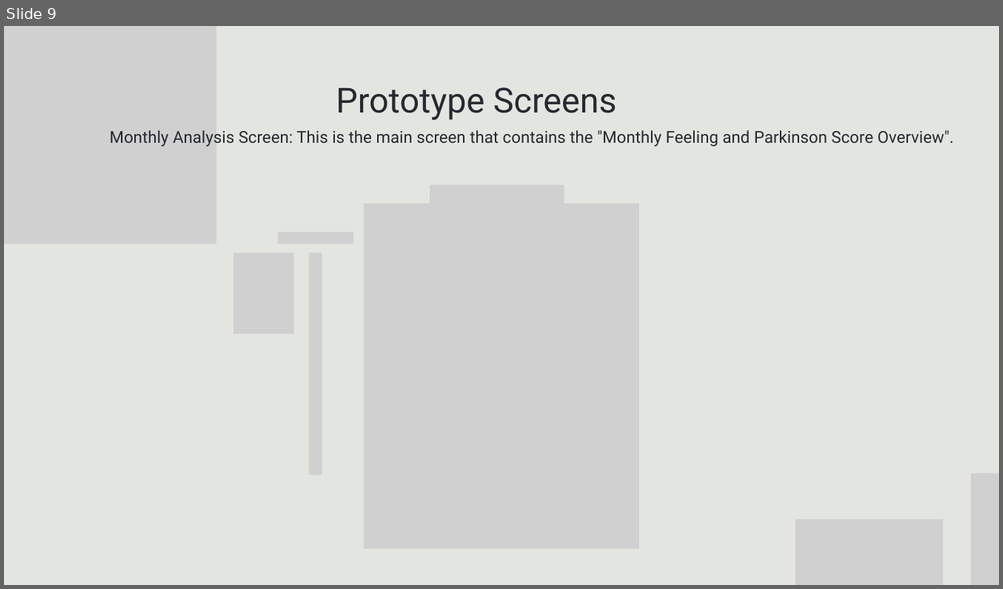
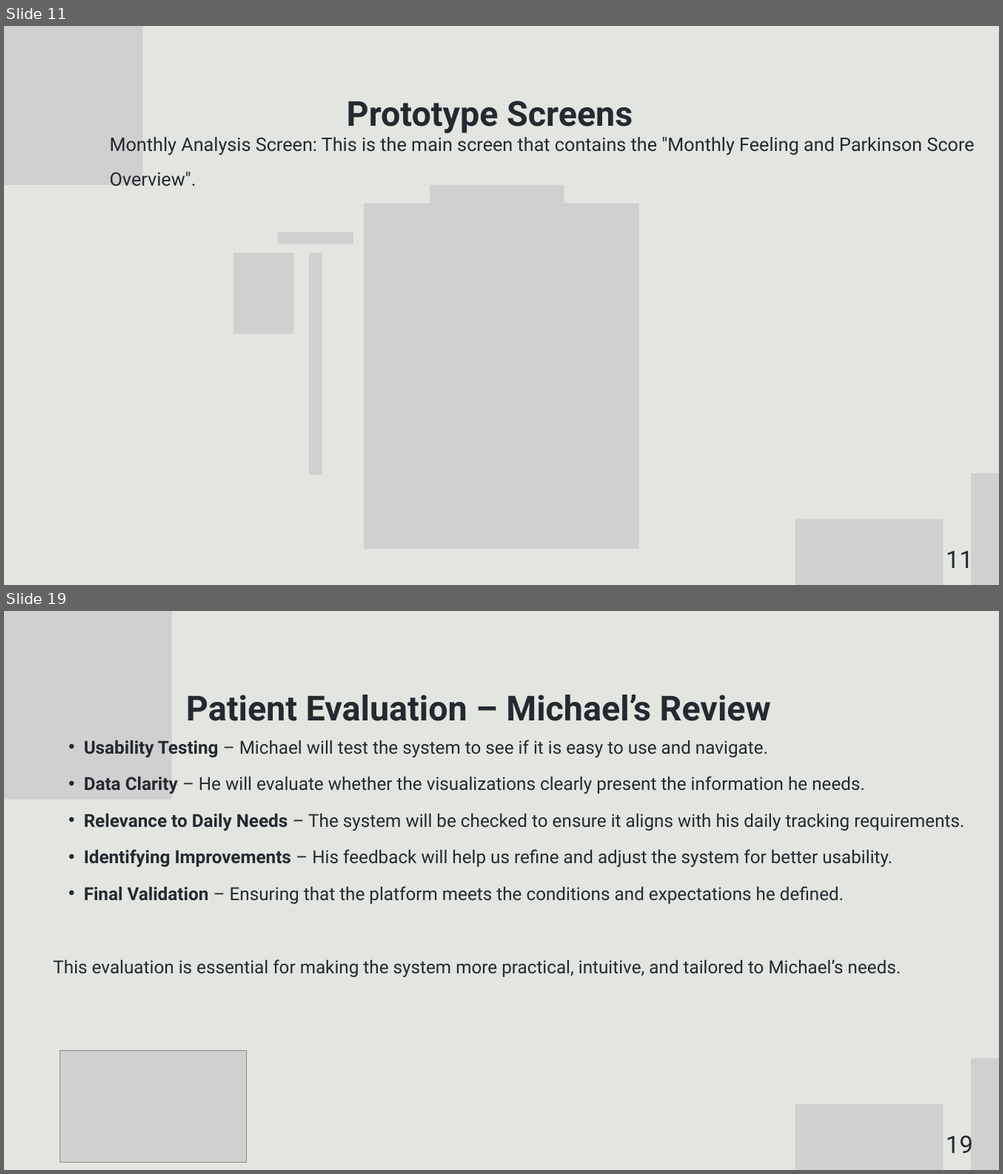
Before and after one commit to OmerFatal/FinalProject_Parkinson-s_Visualization, a slide deck: Capstone Project Phase 1 -Presentation.pptx. Shown one above the other, each under a label of ours: slide 9 before the commit, slides 11 and 19 after it; the slides between them are not shown. The pictures are 1003x589 and 1003x1174 pixels, drawn with LibreOffice and Linux fonts; fonts in the diff are those of the drawing; grey boxes stand for pictures. Boxes give left, top, right and bottom in pixels: in the first picture for what was removed or moved away, otherwise in the second. Text is boxed around its words. In the diff, an @@ line names an element or a change of style, - is before the commit and + after.

Commit message:
Updated Final Project Parkinson Omer Tanya

```diff
--- a/Capstone Project Phase 1 -Presentation.pptx
+++ b/Capstone Project Phase 1 -Presentation.pptx
@@ slide 19 added at (4, 611, 999, 1170), background #E3E6E0 @@
@@ picture added at (4, 611, 172, 800) @@
@@ text added at (186, 695, 771, 721), 50 pt, text #252930, bold @@
+Patient Evaluation – Michael’s Review
@@ text added at (53, 740, 964, 977), 26 pt, text #252930 @@
+  • Usability Testing – Michael will test the system to see if it is easy to use and navigate.
+  • Data Clarity – He will evaluate whether the visualizations clearly present the information he needs.
+  • Relevance to Daily Needs – The system will be checked to ensure it aligns with his daily tracking requirements.
+  • Identifying Improvements – His feedback will help us refine and adjust the system for better usability.
+  • Final Validation – Ensuring that the platform meets the conditions and expectations he defined.
+This evaluation is essential for making the system more practical, intuitive, and tailored to Michael’s needs.
@@ picture added at (60, 1051, 246, 1162) @@
@@ picture added at (970, 1059, 999, 1170) @@
@@ picture added at (794, 1105, 942, 1170) @@
@@ text added at (945, 1136, 973, 1153), 35 pt, text #252930 @@
+19
@@ what was slide 9 is now slide 11 @@
@@ slide 11 changed as well @@
@@ picture removed at (4, 26, 216, 244) @@
@@ picture added at (4, 26, 142, 185) @@
@@ text "Prototype Screens": place and size @@
-text "Prototype Screens" at (336, 87, 617, 120)
+text "Prototype Screens" at (347, 101, 632, 133)
@@ text "Prototype Screens" at (347, 101, 632, 133): bold on; line spacing 100pt to 2 @@
@@ text "Monthly Analysis Screen: This is ..." at (110, 137, 974, 187): size 23.8 to 27 pt; line spacing 36.9pt to 1.55 @@
@@ text added at (945, 551, 973, 568), 35 pt, text #252930 @@
+11
```
Also in this commit, not shown: 15 other slides changed, 3 other slides added, 1 slide removed.
